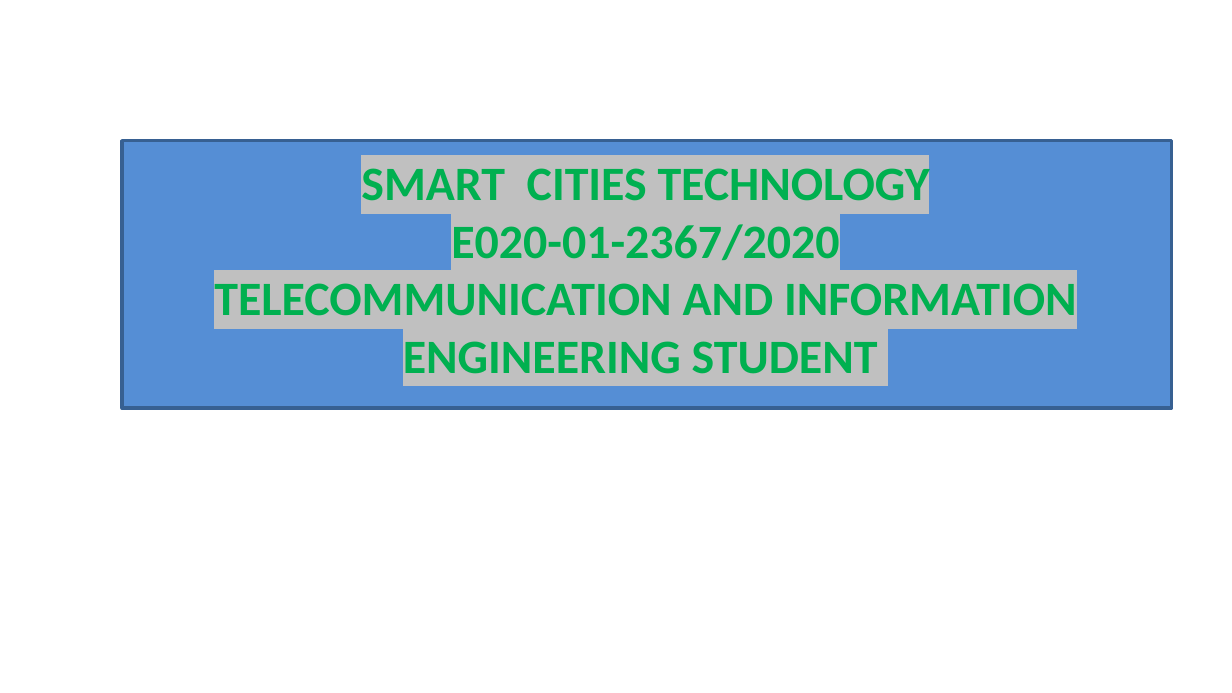
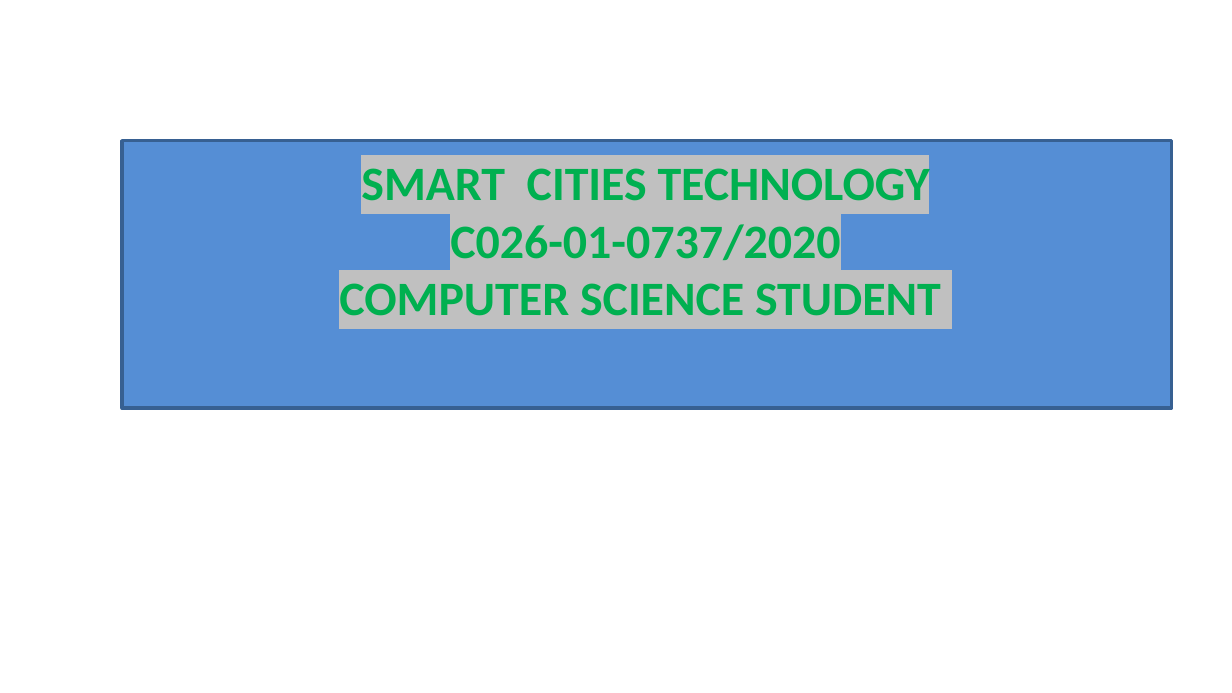
Before and after one commit to emmanakitare/capstone-portfolio, a slide deck: slide 1 of Nakitare_capstone_project/(4)INNOVATION PROJECT.pptx. Drawn at 1232x693 pixels with LibreOffice and Linux fonts; fonts in the diff are those of the drawing; background and template pictures are left out. Boxes give left, top, right and bottom in pixels: in the first picture for what was removed or moved away, otherwise in the second. Text is boxed around its words. In the diff, an @@ line names an element or a change of style, - is before the commit and + after.

```diff
--- a/Nakitare_capstone_project/(4)INNOVATION PROJECT.pptx
+++ b/Nakitare_capstone_project/(4)INNOVATION PROJECT.pptx
@@ text at [339,160,941,316]: text changed @@
-SMART CITIES TECHNOLOGY
-E020-01-2367/2020
-TELECOMMUNICATION AND INFORMATION ENGINEERING STUDENT
+SMART CITIES TECHNOLOGY
+C026-01-0737/2020
+COMPUTER SCIENCE STUDENT
```
Also in this commit, not shown: 5 other slides changed, 10 other files.
